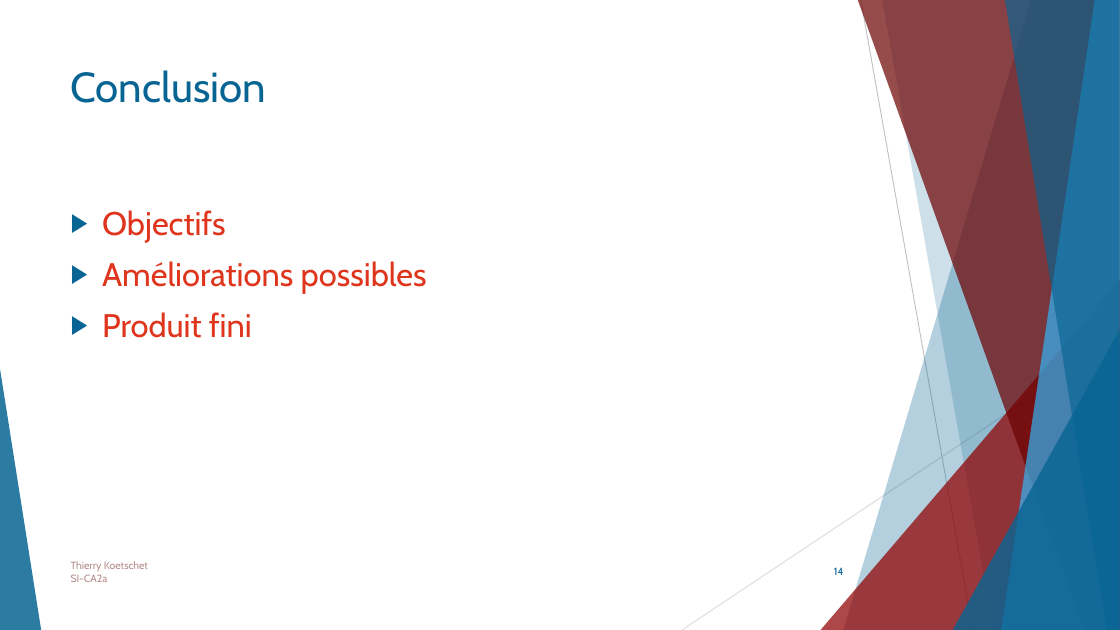
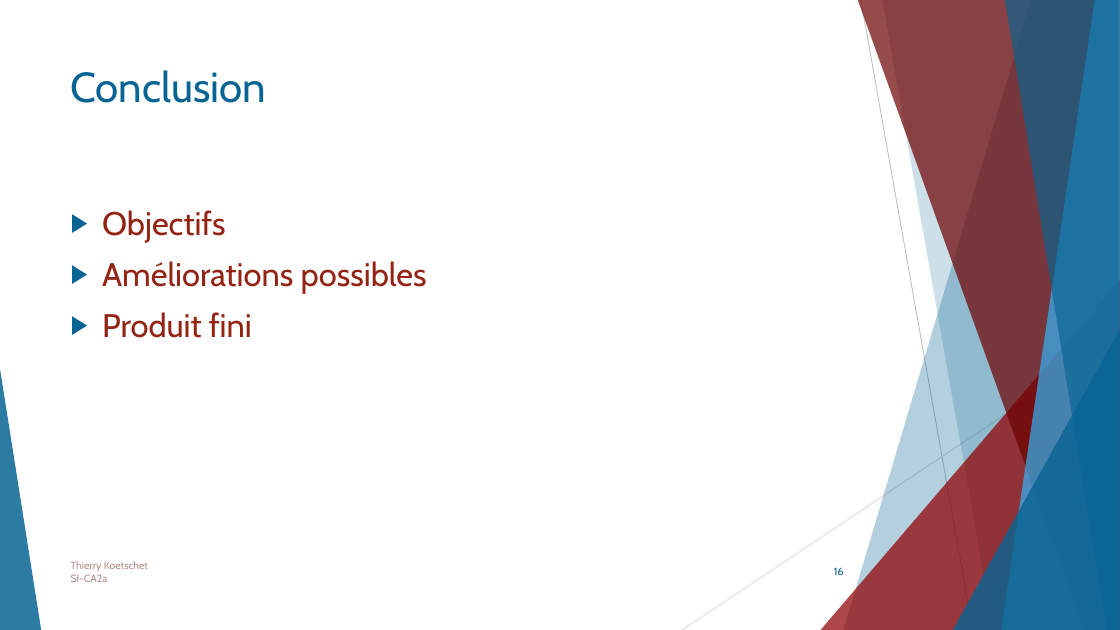
Before and after one commit to ThierryKoetschet/TPI_Thierry_Koetschet, a slide deck: slide 16 of Presentation TPI Thierry Koetschet.pptx (slide 14 before the commit). Drawn at 1120x630 pixels with LibreOffice and Linux fonts; fonts in the diff are those of the drawing. Boxes give left, top, right and bottom in pixels: in the first picture for what was removed or moved away, otherwise in the second. Text is boxed around its words. In the diff, an @@ line names an element or a change of style, - is before the commit and + after.

```diff
--- a/Presentation TPI Thierry Koetschet.pptx
+++ b/Presentation TPI Thierry Koetschet.pptx
@@ text "Objectifs" at (102,210,427,338): text colour #DF351D to #932313 @@
```
Also in this commit, not shown: 2 other slides changed, 2 slides added.
